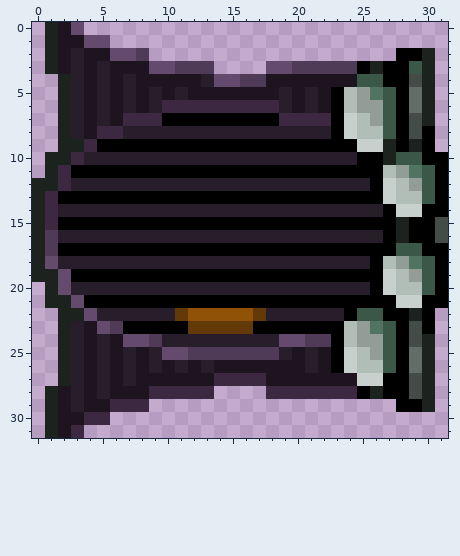
Two versions of one pixel-art sprite, Resources/Textures/_RMC14/Interface/Alerts/xeno_armor.rsi/armor_10.png. This is how it looked before the edit.
The file is 32x32 pixels. Colours within 5 levels of each other are drawn and written as one.
After:
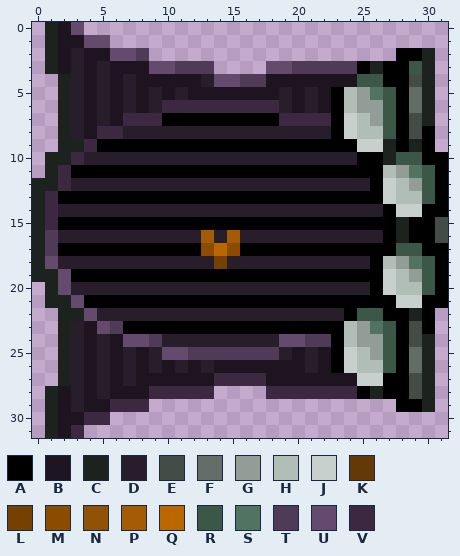
Palette (. is transparent): A #000000  B #1e1420  C #1c221e  D #271d2b  E #444c47  F #626d67  G #919d96  H #b1beb7  J #c7d0cc  K #623907  L #744103  M #8b4c00  N #905207  P #a35c05  Q #bb6700  R #3a5747  S #517361  T #4f3a57  U #644b6d  V #3c2941
The edit:
@@ x 11..17 @@
 15 AAAAAAA
-16 DDDDDDD
-17 AAAAAAA
-18 DDDDDDD
+16 DDPDPDD
+17 AAMQMAA
+18 DDDLDDD
 19 AAAAAAA
@@ x 9..19 @@
 21 AAAAAAAAAAA
-22 DDKNNNNNKDD
-23 AAAKKKKKAAA
+22 DDDDDDDDDDD
+23 AAAAAAAAAAA
 24 TDDDDDDDDDU
Changed places in both pictures, as pixel boxes (x1, y1, x2, y2):
changed: (175, 230, 266, 334)
